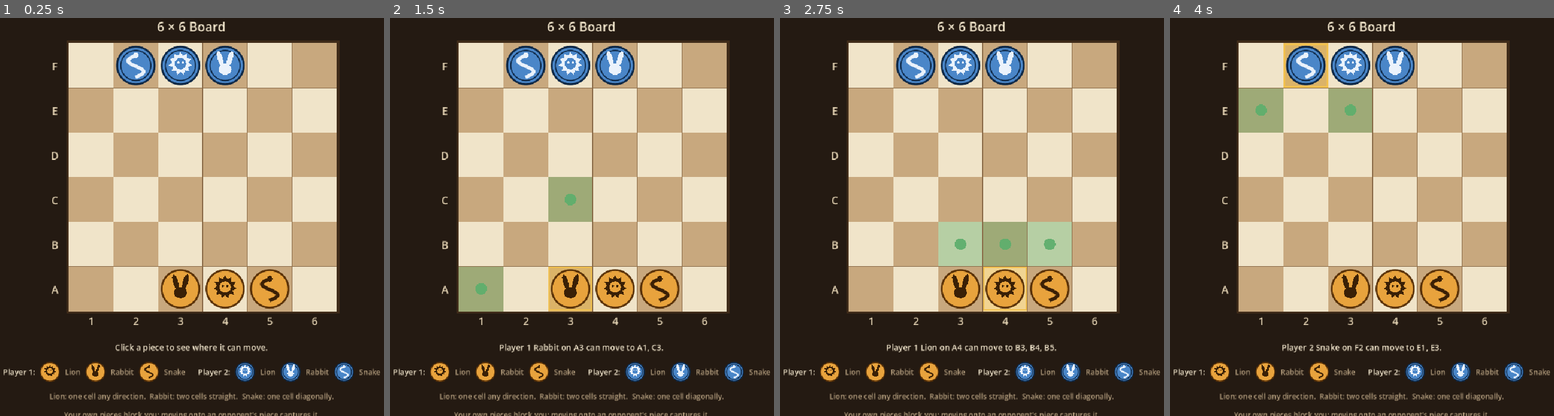
Above: before the commit, frames 1-4 (left to right).
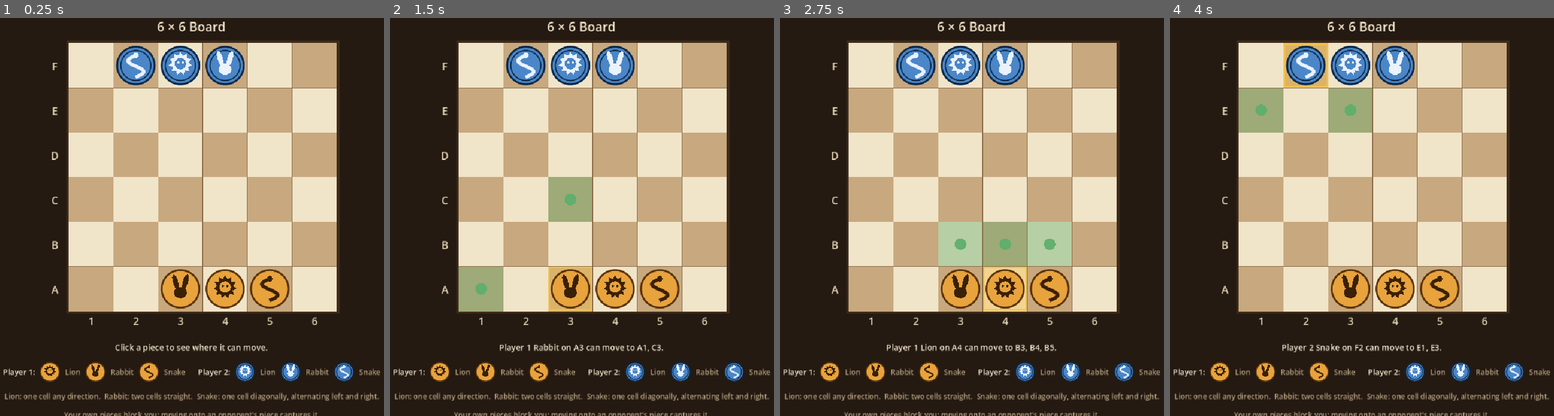
Above: after the commit, the same moments.

Repository: AdityaSrivastava27/godot-board-game
Game: Godot game, scene res://scenes/main.tscn
Same seed, same stepped clock (60 frames per second), same inputs: the game is played once before the commit and once after it.
Inputs (mouse positions are in pixels of both pictures, inside the frame that each line leads up to):
- Up to frame 1 (0.25 s): no input
- Up to frame 2 (1.5 s): tap A at 0.5, 1.25 s; move the mouse to (582, 189) at 0.52 s; click (582, 189) at 0.67 s; move the mouse to (570, 288) at 1.27 s; click (570, 288) at 1.42 s
- Up to frame 3 (2.75 s): tap Enter at 2 s; move the mouse to (1006, 288) at 2.02 s; click (1006, 288) at 2.17 s
- Up to frame 4 (4 s): tap Space at 2.75 s; move the mouse to (1438, 288) at 2.77 s; click (1438, 288) at 2.92 s; tap Enter at 3.5 s; move the mouse to (1304, 65) at 3.52 s; click (1304, 65) at 3.67 s

The runs differ from the first frame. In frame 1, 0.9% of the frame differs, in the area x 1-99%, y 94-97%; in frame 2, 0.9%; in frame 3, 0.9%; in frame 4, 0.9%.

Commit message:
Make the Snake move in a zig-zag
The Snake still moves exactly one cell diagonally, but it now remembers the
column direction of the step it last took, and its next step has to run the
other way along the columns. The row direction stays free, so both of the
remaining diagonals are offered. A Snake that has not moved yet may take any
of the four.

From the opening position the Snake on F2 may go to E1 or E3. After F2 -> E3
it stepped right, so it may only step left: D2 or F2. After E3 -> D2 it
stepped left, so it may only step right: C3 or E3.

steps_for_state() narrows the step set for the Snake and passes every other
kind through untouched. legal_destinations() takes the piece's last step and
reads its steps from there, so board bounds, friendly blocking and capture
apply to the zig-zag unchanged. PieceView carries last_step beside coordinate,
and main.gd records it on every move.

Nothing drawn on the board can show which way a Snake has to go next, so the
status line names that direction when a Snake that has already moved is
selected.

Two consequences of the rule are left as they are: a Snake may step back onto
the cell it just came from, since that is a change of column direction, and a
Snake at the left or right edge can be left with no legal move.

Co-Authored-By: Claude Opus 5 <noreply@anthropic.com>

Diff:
--- a/scripts/main.gd
+++ b/scripts/main.gd
@@ -7,6 +7,9 @@
 ## with the ones that would capture an opponent's piece outlined in red.
 ## Click a destination to move there, or click anywhere else to deselect.
 ##
+## A Snake carries the direction of its last step, so the cells offered to it
+## change after every move it makes.
+##
 ## The specification defines movement, blocking and capture only, so there is
 ## deliberately no turn order or win condition here: any piece may be moved at
 ## any time.
@@ -55,7 +58,8 @@
 	column.add_child(_make_legend())
 	column.add_child(
 		_make_label(
-			"Lion: one cell any direction.  Rabbit: two cells straight.  Snake: one cell diagonally.",
+			"Lion: one cell any direction.  Rabbit: two cells straight.  "
+			+ "Snake: one cell diagonally, alternating left and right.",
 			15,
 			NOTE_COLOR
 		)
@@ -118,7 +122,7 @@
 func _select(piece: PieceView) -> void:
 	_selected = piece
 	_destinations = MovementRules.legal_destinations(
-		piece.kind, piece.player, piece.coordinate, _occupancy
+		piece.kind, piece.player, piece.coordinate, _occupancy, piece.last_step
 	)
 	var captures := MovementRules.captures_among(_destinations, _occupancy)
 	_board.show_selection(piece.coordinate, _destinations, captures)
@@ -128,6 +132,11 @@
 		BoardData.kind_name(piece.kind),
 		BoardData.cell_name(piece.coordinate),
 	]
+	# Rule 6 - a Snake's next step depends on its last one, which nothing on the
+	# board shows, so name the direction it is obliged to take.
+	if piece.kind == BoardData.PieceKind.SNAKE and piece.last_step.x != 0:
+		var must_step := "left" if piece.last_step.x > 0 else "right"
+		description += " (zig-zag, must step %s)" % must_step
 	if _destinations.is_empty():
 		_status.text = "%s has no legal move." % description
 	elif captures.is_empty():
@@ -147,6 +156,8 @@
 	_occupancy.erase(from)
 	_occupancy[coordinate] = piece
 	piece.coordinate = coordinate
+	# Rule 6 - remembered so the Snake's next step can zig the other way.
+	piece.last_step = coordinate - from
 	# Keep the mover in front of the piece it is landing on while both are on screen.
 	_board.move_child(piece, -1)
 	if captured != null:
--- a/scripts/movement_rules.gd
+++ b/scripts/movement_rules.gd
@@ -7,6 +7,11 @@
 ## Rule 5 - Blocking and capture. A cell held by a piece of the moving player's
 ## own side is never a legal destination. A cell held by an opponent's piece is,
 ## and landing on it removes that piece from the board.
+##
+## Rule 6 - Zig-zag. The Snake remembers the column direction of the step it
+## last took, and its next step has to run the other way along the columns. The
+## row direction stays free, so every step is still a plain diagonal; a Snake
+## that has not moved yet may take any of the four.
 
 ## Lion: exactly one cell horizontally, vertically or diagonally.
 const LION_STEPS: Array[Vector2i] = [
@@ -48,6 +53,20 @@
 	return []
 
 
+## The steps a piece of this `kind` may take given `last_step`, the step it last
+## moved by (Vector2i.ZERO before its first move). Only the Snake is narrowed:
+## Rule 6 keeps the two steps whose column direction opposes its last one.
+static func steps_for_state(kind: int, last_step: Vector2i) -> Array[Vector2i]:
+	var steps := steps_for(kind)
+	if kind != BoardData.PieceKind.SNAKE or last_step.x == 0:
+		return steps
+	var zigzag: Array[Vector2i] = []
+	for step: Vector2i in steps:
+		if step.x == -last_step.x:
+			zigzag.append(step)
+	return zigzag
+
+
 static func is_on_board(coordinate: Vector2i) -> bool:
 	return (
 		coordinate.x >= 0
@@ -60,12 +79,18 @@
 ## Every cell a `player`'s piece of this `kind` may move to from `from`, in board
 ## order. `occupied` maps Vector2i cell -> PieceView; cells holding one of the
 ## player's own pieces are dropped, cells holding an opponent's piece are kept
-## because moving there is a capture.
+## because moving there is a capture. `last_step` is the step this piece last
+## moved by, which drives the Snake's zig-zag; leave it out for a piece that has
+## not moved.
 static func legal_destinations(
-	kind: int, player: int, from: Vector2i, occupied: Dictionary
+	kind: int,
+	player: int,
+	from: Vector2i,
+	occupied: Dictionary,
+	last_step := Vector2i.ZERO
 ) -> Array[Vector2i]:
 	var destinations: Array[Vector2i] = []
-	for step: Vector2i in steps_for(kind):
+	for step: Vector2i in steps_for_state(kind, last_step):
 		var target := from + step
 		if not is_on_board(target):
 			continue
--- a/scripts/piece_view.gd
+++ b/scripts/piece_view.gd
@@ -19,6 +19,9 @@
 var kind: int = BoardData.PieceKind.LION
 ## The cell this piece stands on, as (column index, row index).
 var coordinate := Vector2i(-1, -1)
+## The (column, row) step this piece last moved by, Vector2i.ZERO before its
+## first move. Rule 6 reads the column part of it to zig-zag the Snake.
+var last_step := Vector2i.ZERO
 
 
 func setup(owning_player: int, piece_kind: int) -> void:
